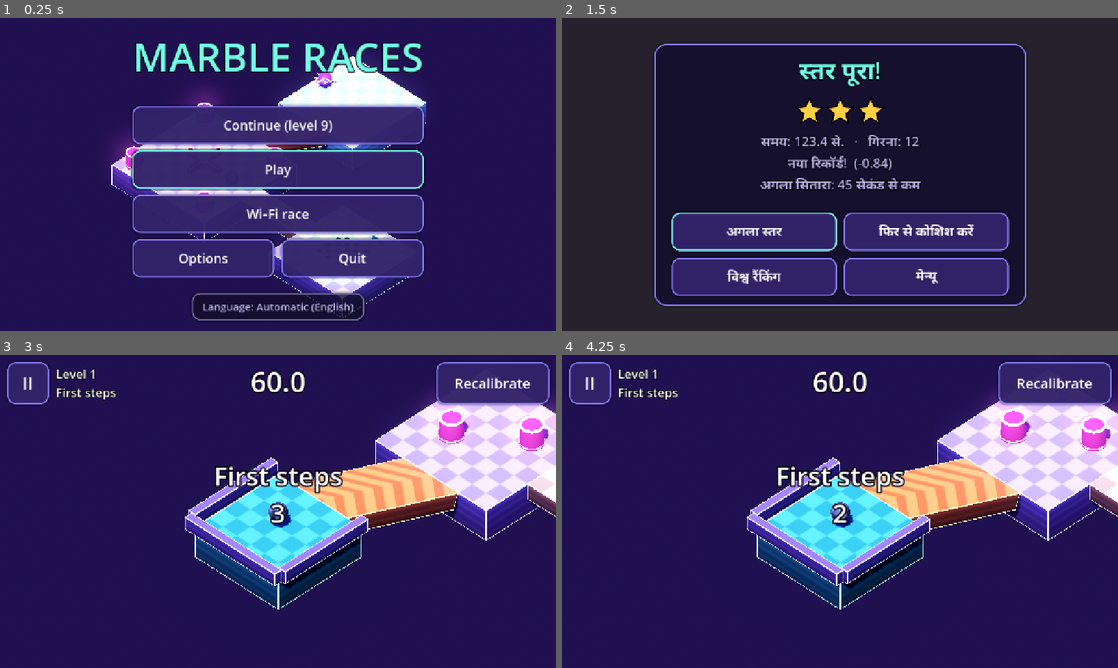
Above: before the commit, frames 1-4 (two rows, left to right).
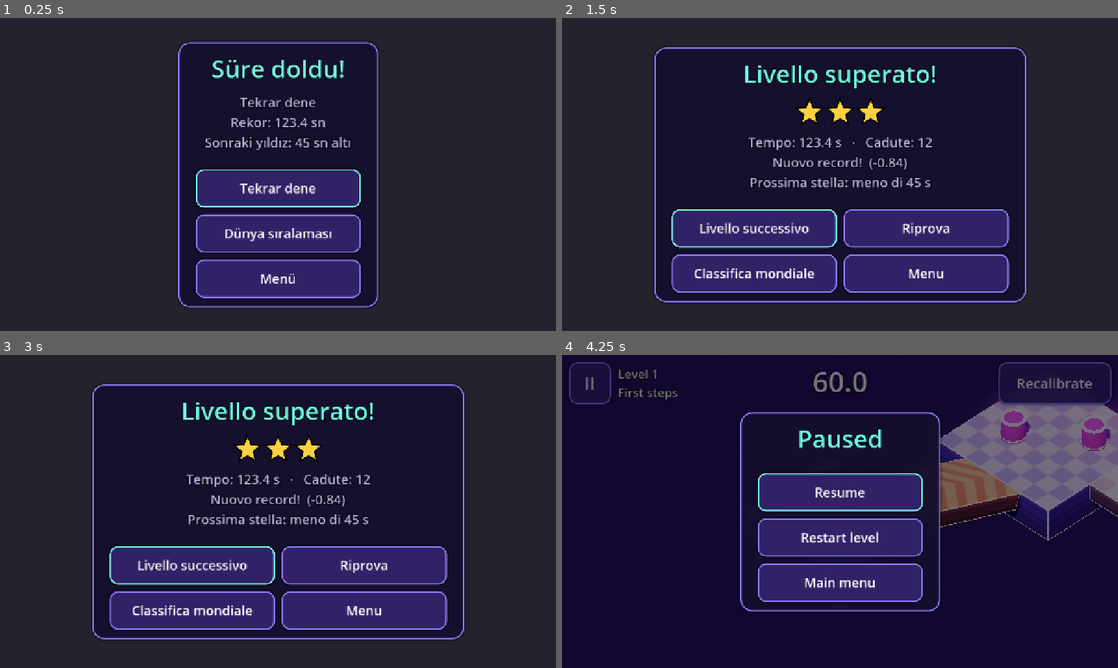
Above: after the commit, the same moments.

Repository: HernanDiaz/carreras-de-canicas
Game: Godot game, scene res://tools/smoke_test.tscn
Two runs of this game, one before a commit and one after it. Both use one fixed random seed, a clock stepped at 60 frames per second and the inputs below. This scene is started directly instead of the project's main scene.
Inputs (mouse positions are in pixels of both pictures, inside the frame that each line leads up to):
- Up to frame 1 (0.25 s): no input
- Up to frame 2 (1.5 s): click (589, 46) at 0.5 s, where only the run before the commit has a clickable "II"; click "Restart level" at 1.25 s
- Up to frame 3 (3 s): move the mouse to (400, 495) at 2.02 s; hold Right (ui_right) 2.03-2.75 s; click (400, 495) at 2.17 s; click "Restart level" at 2.75 s
- Up to frame 4 (4.25 s): drag from (728, 527) to (812, 574) at 3.52 s

The runs differ from the first frame. In frame 1, 90% of the frame differs, in the area x 0-100%, y 0-100%; in frame 2, 10%; in frame 3, 89%; in frame 4, 97%.
Error before the commit: Invalid access to property or key 'process_frame' on a base object of type 'null instance'. (res://tools/smoke_test.gd:252)
Error after the commit: Invalid access to property or key 'process_frame' on a base object of type 'null instance'. (res://tools/smoke_test.gd:268)

Commit message:
Tiempo agotado: recuerda el récord y la siguiente estrella, como la pausa
Co-Authored-By: Claude Opus 5.5 <noreply@anthropic.com>

Diff:
--- a/scripts/game.gd
+++ b/scripts/game.gd
@@ -379,7 +379,8 @@
 			buttons.append([tr("NEXT_LEVEL"), func() -> void: GameState.play(next)])
 		buttons.append([tr("MENU"), GameState.go_to_menu])
 		get_tree().create_timer(1.2).timeout.connect(func() -> void:
-			_show_overlay(tr("TIME_UP"), tr("TRY_AGAIN"), buttons)
+			var goal := _goal_text()
+			_show_overlay(tr("TIME_UP"), tr("TRY_AGAIN") + ("\n" + goal if goal != "" else ""), buttons)
 		)
 
 
@@ -393,7 +394,12 @@
 		return
 	get_tree().paused = true
 	Audio.duck_music(true)
-	# Recordatorio de lo que hay que batir: récord y tiempo de la siguiente estrella.
+	_show_overlay(tr("PAUSE"), _goal_text(), [[tr("RESUME"), _resume], [tr("RESTART_LEVEL"), _restart], [tr("MAIN_MENU"), GameState.go_to_menu]])
+
+
+## Lo que hay que batir en este nivel: récord y tiempo de la siguiente estrella ("" si aún no
+## hay récord). Lo usan la pausa y la pantalla de tiempo agotado.
+func _goal_text() -> String:
 	var index := GameState.current_level
 	var goal := ""
 	if GameState.best_times.has(index):
@@ -402,7 +408,7 @@
 	if stars == 1 or stars == 2:
 		var limits: Array = GameState.LEVELS[index].stars
 		goal += "\n" + tr("NEXT_STAR_FMT") % limits[2 - stars]
-	_show_overlay(tr("PAUSE"), goal, [[tr("RESUME"), _resume], [tr("RESTART_LEVEL"), _restart], [tr("MAIN_MENU"), GameState.go_to_menu]])
+	return goal
 
 
 func _resume() -> void:
--- a/tools/smoke_test.gd
+++ b/tools/smoke_test.gd
@@ -52,6 +52,18 @@
 		var need := panel.get_combined_minimum_size()
 		if need.y > 720.0 or need.x > 1280.0:
 			_failures.append("pantalla de fin de nivel (%s) mide %s y no cabe en 1280x720" % [locale, need])
+		overlay.free()
+		# Tiempo agotado: 3 botones en una columna, sin estrellas, y el récord con la siguiente estrella.
+		subtitle = "%s
+%s
+%s" % [tr("TRY_AGAIN"), tr("RECORD_FMT") % 123.4, tr("NEXT_STAR_FMT") % 45.0]
+		overlay = UI.overlay(tr("TIME_UP"), subtitle, buttons.slice(1))
+		holder.add_child(overlay)
+		await get_tree().process_frame
+		panel = overlay.get_child(1).get_child(0)
+		need = panel.get_combined_minimum_size()
+		if need.y > 720.0 or need.x > 1280.0:
+			_failures.append("pantalla de tiempo agotado (%s) mide %s y no cabe en 1280x720" % [locale, need])
 		overlay.free()
 	GameState.apply_language()
 	holder.free()
@@ -120,6 +132,10 @@
 						"la siguiente estrella debe contar desde tu mejor marca: " + str(text))
 				"tiempo":
 					_expect_end(tr("NEXT_LEVEL") in text, attempt, "falta Siguiente nivel (ya desbloqueado)")
+					# Igual que en la pausa: recuerda lo que hay que batir.
+					var goal := tr("NEXT_STAR_FMT") % 25.0
+					_expect_end(text.any(func(t: String) -> bool: return record in t and goal in t), attempt,
+						"falta el récord y la siguiente estrella: " + str(text))
 		game.queue_free()
 		await get_tree().process_frame
 	gs.best_times = saved[0]
